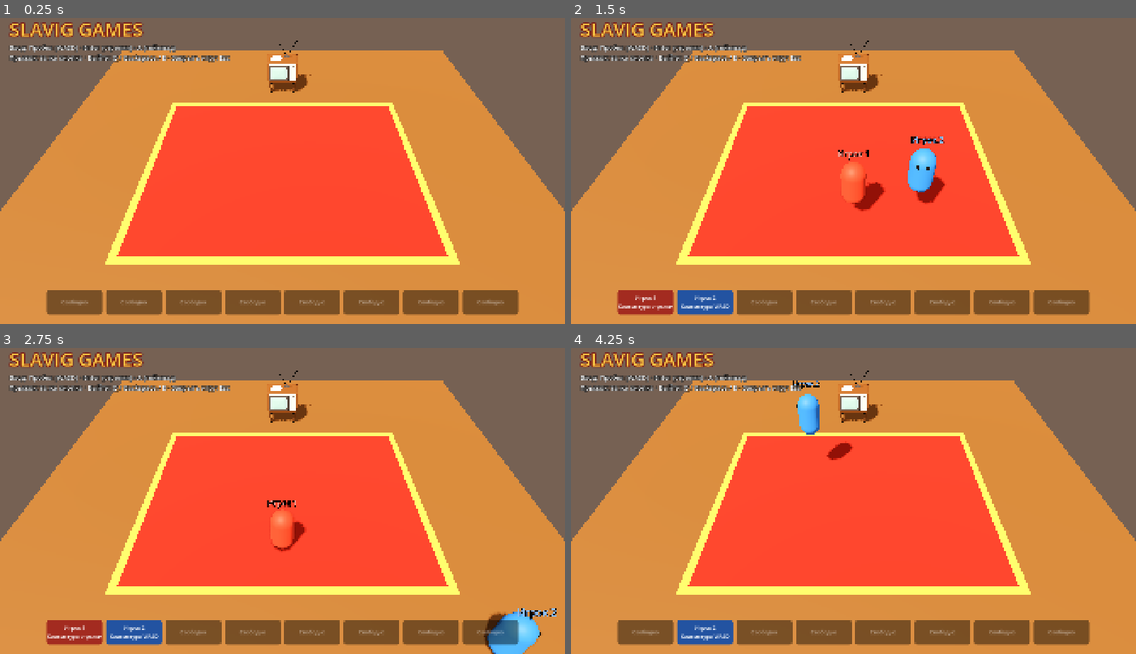
Above: before the commit, frames 1-4 (two rows, left to right).
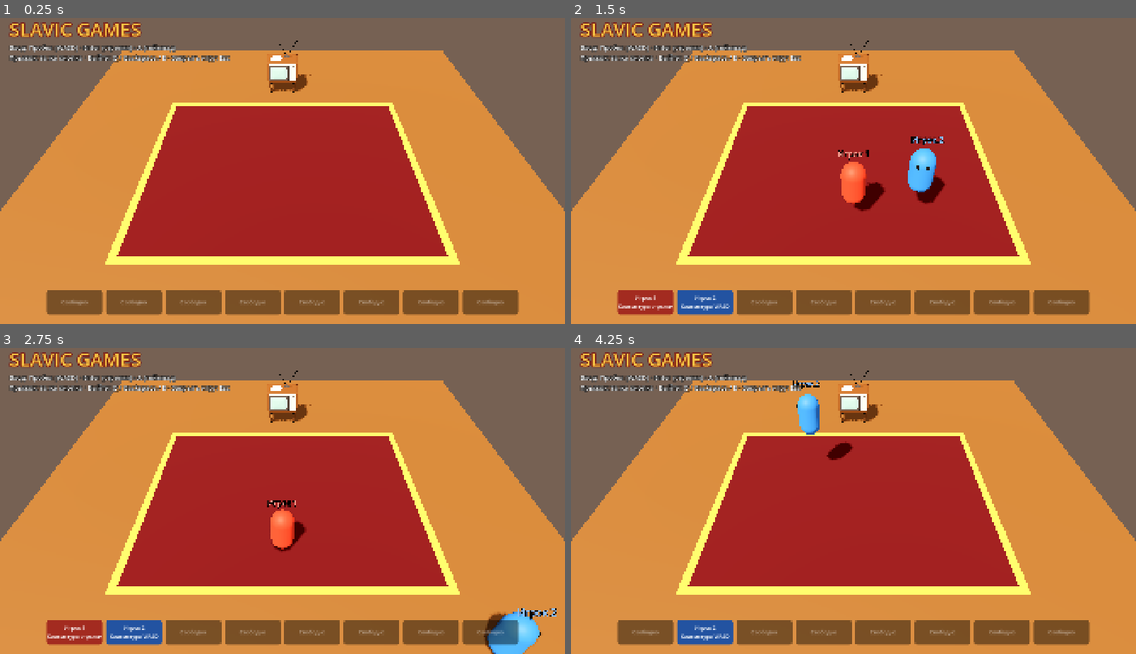
Above: after the commit, the same moments.

Repository: Gabrie1code/slavic-games
Game: Godot game, scene res://scenes/lobby/local_lobby.tscn
Two runs of this game, one before a commit and one after it. Both use one fixed random seed, a clock stepped at 60 frames per second and the inputs below.
Inputs:
- Up to frame 1 (0.25 s): no input
- Up to frame 2 (1.5 s): tap Enter at 0.5, 1.35 s; hold D 0.53-1.28 s; tap E at 0.6 s; tap Space at 0.77, 1.25 s; hold S from 1.28 s (still down)
- Up to frame 3 (2.75 s): tap Space at 1.52 s; release S at 2.03 s; hold D from 2.03 s (still down); tap Keypad Enter at 2.1 s
- Up to frame 4 (4.25 s): release D at 2.78 s; hold W 2.78-3.53 s; tap Q at 2.85 s; tap Space at 3.02, 3.77 s; hold A from 3.53 s (still down); tap Backspace at 3.6 s

The runs differ from the first frame. In frame 1, 24% of the frame differs, in the area x 11-80%, y 1-78%; in frame 2, 23%; in frame 3, 23%; in frame 4, 24%.

Commit message:
Название SLAVIC GAMES, ковёр в лобби темнее
Этап 0 проверен в Godot 4.7.2: запуск, вход игроков, движение, прыжок, выход.

Co-Authored-By: Claude Opus 5.5 <noreply@anthropic.com>
Claude-Session: https://claude.ai/code/session_01D8uwbRJurrt4bqrYm2joHC

Diff:
--- a/project.godot
+++ b/project.godot
@@ -10,7 +10,7 @@
 
 [application]
 
-config/name="SLAVIG GAMES"
+config/name="SLAVIC GAMES"
 config/description="Кооперативная party-игра в стиле 90-х и СССР"
 run/main_scene="res://scenes/lobby/local_lobby.tscn"
 config/features=PackedStringArray("4.7", "Forward Plus")
--- a/scenes/lobby/local_lobby.gd
+++ b/scenes/lobby/local_lobby.gd
@@ -85,7 +85,7 @@
 	root.add_child(column)
 
 	var title := Label.new()
-	title.text = "SLAVIG GAMES"
+	title.text = "SLAVIC GAMES"
 	title.add_theme_font_size_override("font_size", 64)
 	title.add_theme_color_override("font_color", Color("f6c343"))
 	title.add_theme_color_override("font_outline_color", Color("7a1410"))
--- a/scenes/lobby/local_lobby.tscn
+++ b/scenes/lobby/local_lobby.tscn
@@ -13,7 +13,7 @@
 ssao_enabled = true
 
 [sub_resource type="StandardMaterial3D" id="Mat_carpet"]
-albedo_color = Color(0.62, 0.14, 0.11, 1)
+albedo_color = Color(0.3, 0.06, 0.08, 1)
 roughness = 0.95
 
 [sub_resource type="StandardMaterial3D" id="Mat_carpet_border"]
Not shown, changed: CLAUDE.md
Not shown, changed: docs/ROADMAP.md
